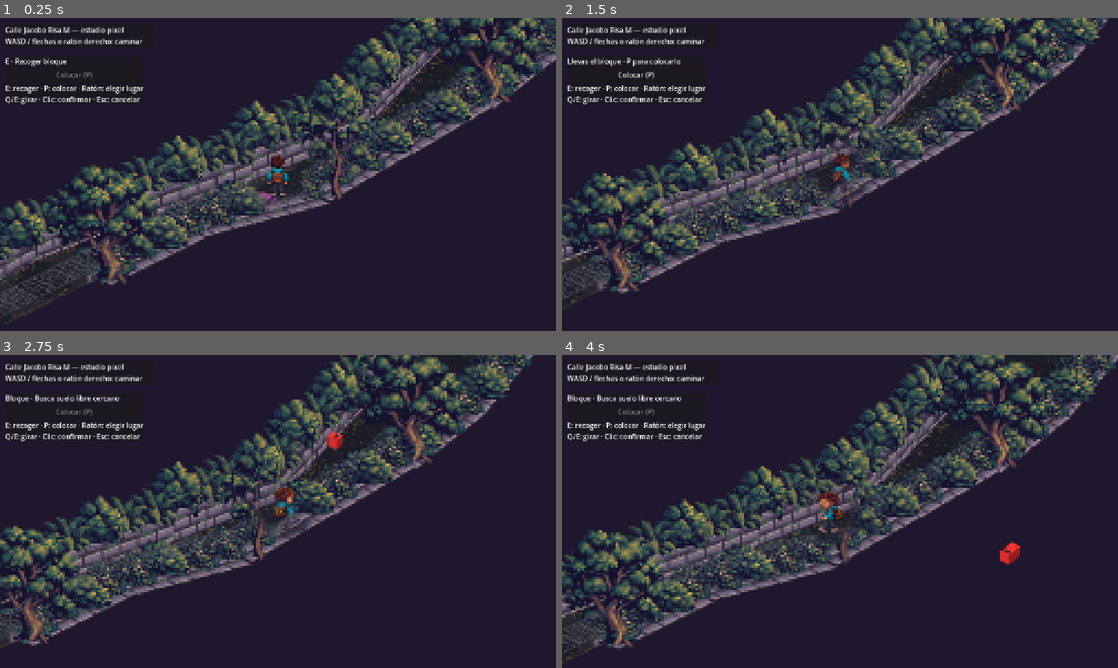
Above: before the commit, frames 1-4 (two rows, left to right).
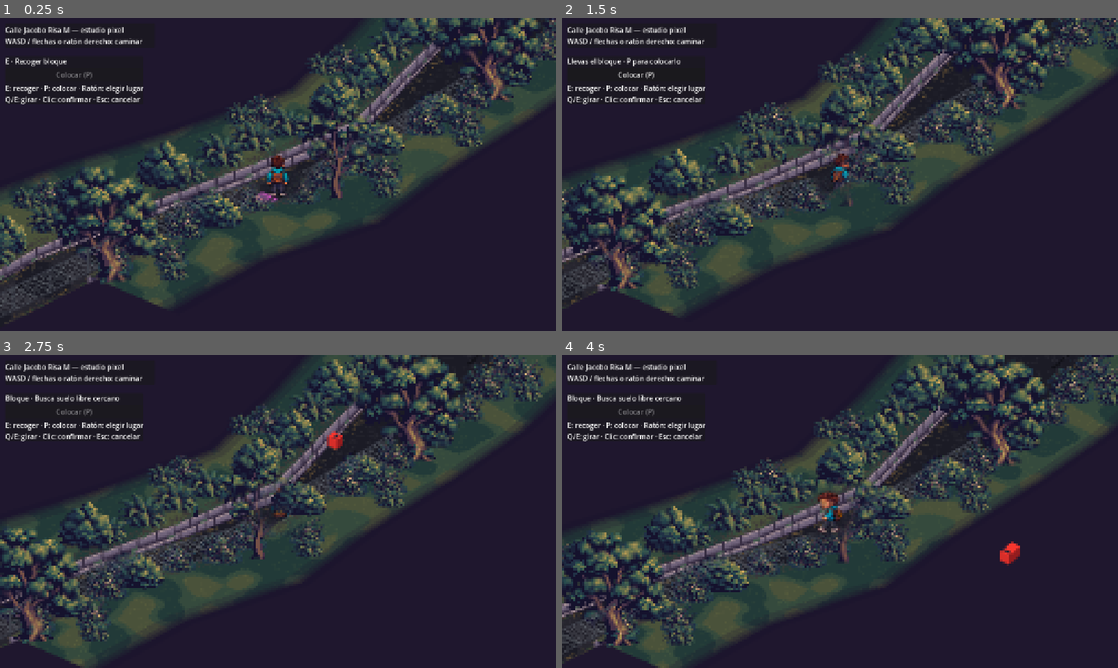
Above: after the commit, the same moments.

Repository: Riquinos-Soft/le-josss-dreamscape
Game: Godot game, scene res://world/jacobo_risa_street.tscn
The game is run twice, just before and just after one commit, with the same random seed, the same clock (stepped at 60 frames per second) and the same inputs.
Inputs (mouse positions are in pixels of both pictures, inside the frame that each line leads up to):
- Up to frame 1 (0.25 s): no input
- Up to frame 2 (1.5 s): tap Enter at 0.5 s; move the mouse to (962, 158) at 0.52 s; hold D (move_right) 0.53-1.25 s; tap E at 0.6 s; click (962, 158) at 0.67 s; drag from (728, 190) to (812, 237) at 1.27 s
- Up to frame 3 (2.75 s): move the mouse to (333, 442) at 2.02 s; hold D (move_right) from 2.03 s (still down); tap P at 2.1 s
- Up to frame 4 (4 s): release D (move_right) at 2.75 s; drag from (812, 574) to (673, 464) at 2.77 s; move the mouse to (1006, 558) at 3.52 s; hold A (move_left) from 3.53 s (still down); tap Q at 3.6 s

The runs differ from the first frame. In frame 1, 23% of the frame differs, in the area x 0-100%, y 0-93%; in frame 2, 24%; in frame 3, 25%, in the area x 0-100%, y 0-100%; in frame 4, 25%.

Commit message:
feat: ground street foliage in grassy roadside banks

Diff:
--- /dev/null
+++ b/game/world/street_bank_ground.gdshader
@@ -0,0 +1,29 @@
+shader_type spatial;
+render_mode unshaded, cull_disabled;
+
+varying vec3 world_position;
+
+float patch_hash(vec2 p) {
+	return fract(sin(dot(p, vec2(12.9898, 78.233))) * 43758.5453);
+}
+
+void vertex() {
+	world_position = (MODEL_MATRIX * vec4(VERTEX, 1.0)).xyz;
+}
+
+void fragment() {
+	vec2 p = floor(world_position.xz * 10.0) / 10.0;
+	vec2 cell = floor(p * 0.8);
+	vec2 f = smoothstep(vec2(0.0), vec2(1.0), fract(p * 0.8));
+	float patch = mix(mix(patch_hash(cell), patch_hash(cell + vec2(1.0, 0.0)), f.x),
+		mix(patch_hash(cell + vec2(0.0, 1.0)), patch_hash(cell + vec2(1.0)), f.x), f.y);
+	vec3 grass = mix(vec3(0.14, 0.23, 0.22), vec3(0.21, 0.29, 0.24), step(0.48, patch));
+	grass = mix(grass, vec3(0.29, 0.32, 0.23), step(0.7, patch));
+	float grain = patch_hash(floor(p * 10.0));
+	if (grain > 0.95) { grass += vec3(0.045, 0.04, 0.01); }
+	// Sparse exposed soil and a darker foot of the hedge; never change collision.
+	if (UV.y > 0.88 && grain > 0.6) { grass = vec3(0.24, 0.23, 0.22); }
+	float edge = floor(smoothstep(0.0, 0.25, UV.y) * 4.0) / 4.0;
+	vec3 color = mix(vec3(0.12, 0.095, 0.18), grass, edge);
+	ALBEDO = OUTPUT_IS_SRGB ? color : pow(color, vec3(2.2));
+}
--- a/game/world/street_decor.gd
+++ b/game/world/street_decor.gd
@@ -13,10 +13,15 @@
 var fade_materials: Array[ShaderMaterial] = []
 var foliage_materials: Array[ShaderMaterial] = []
 var woodland_materials: Array[ShaderMaterial] = []
+var terrain_material: ShaderMaterial
 
 
 func _ready() -> void:
 	var wall_material := make_material(WALL)
+	terrain_material = ShaderMaterial.new()
+	terrain_material.shader = preload("res://world/street_bank_ground.gdshader")
+	var scatter := RandomNumberGenerator.new()
+	scatter.seed = 260926
 	for variant in 4:
 		var material := make_material(FOLIAGE, true)
 		material.set_shader_parameter("atlas_offset", Vector2(variant % 2, variant / 2) * 0.5)
@@ -36,16 +41,24 @@
 			var start := sections[index * 2 + side]
 			var end := sections[index * 2 + side + 2]
 			var height := HEIGHTS[index] * (1.0 if side == 0 else 0.7)
-			add_bank(start, end, outward, height, wall_material)
-			var count := maxi(1, ceili(start.distance_to(end) / 1.7))
+			var end_height := HEIGHTS[index + 1] * (1.0 if side == 0 else 0.7)
+			add_bank(start, end, outward, Vector2(height, end_height), wall_material)
+			var count := maxi(1, ceili(start.distance_to(end) / 2.1))
 			for plant in count:
-				var along := (plant + 0.5) / count
-				var position := start.lerp(end, along) + outward * (0.5 + 0.2 * (plant % 2))
-				position.y += height - 0.08
+				var along := (plant + scatter.randf_range(0.2, 0.8)) / count
+				var position := start.lerp(end, along) + outward * scatter.randf_range(0.4, 1.0)
+				position.y += lerpf(height, end_height, along)
+				var size := scatter.randf_range(0.034, 0.047)
 				if (index + plant) % 3 != 0:
-					add_woodland(position, 2 if side == 0 else 3, 0.045)
+					add_woodland(position, 2 if side == 0 else 3, size)
 				else:
-					add_foliage(position, 3 if side == 0 else 0, 0.045)
+					add_foliage(position, 3 if side == 0 else 0, size)
+			# Loose outer clusters leave visible grass between the roadside masses.
+			if index % 3 != 1:
+				var cluster := start.lerp(end, 0.55) + outward * 2.1
+				cluster.y += lerpf(height, end_height, 0.55) + 0.1
+				add_woodland(cluster, 3, 0.037)
+				add_woodland(cluster + outward * 0.65 + Vector3(0, 0, 0.6), 2, 0.027)
 	# Footage 55-85s: mesh fence and tree canopy on the garage side of the lane.
 	var fence_material := ShaderMaterial.new()
 	fence_material.shader = preload("res://world/street_fence.gdshader")
@@ -114,27 +127,38 @@
 
 
 func add_bank(
-	start: Vector3, end: Vector3, outward: Vector3, height: float, material: Material
+	start: Vector3, end: Vector3, outward: Vector3, heights: Vector2, material: Material
 ) -> void:
 	var surface := SurfaceTool.new()
 	surface.begin(Mesh.PRIMITIVE_TRIANGLES)
 	var a := start + outward * 0.06
 	var b := end + outward * 0.06
-	var top_a := a + Vector3.UP * height
-	var top_b := b + Vector3.UP * height
+	var top_a := a + Vector3.UP * heights.x
+	var top_b := b + Vector3.UP * heights.y
 	var length := a.distance_to(b)
-	add_quad(surface, [a, top_a, b, top_b], Vector2(length, height) / 1.8)
-	add_quad(
-		surface,
-		[top_a, top_a + outward * 1.3, top_b, top_b + outward * 1.3],
-		Vector2(length, 1.3) / 1.8
-	)
+	add_quad(surface, [a, top_a, b, top_b], Vector2(length, heights.x) / 1.8)
 	surface.generate_normals()
 	var bank := MeshInstance3D.new()
 	bank.name = "RetainingWall"
 	bank.mesh = surface.commit()
 	bank.material_override = material
 	add_child(bank)
+	# Endpoints use the same width function, so adjacent ground panels meet exactly.
+	var outer_a := top_a + outward * bank_width(start.z) + Vector3.UP * 0.18
+	var outer_b := top_b + outward * bank_width(end.z) + Vector3.UP * 0.18
+	var ground_surface := SurfaceTool.new()
+	ground_surface.begin(Mesh.PRIMITIVE_TRIANGLES)
+	add_quad(ground_surface, [top_a, outer_a, top_b, outer_b], Vector2.ONE)
+	ground_surface.generate_normals()
+	var ground := MeshInstance3D.new()
+	ground.name = "BankGround"
+	ground.mesh = ground_surface.commit()
+	ground.material_override = terrain_material
+	add_child(ground)
+
+
+func bank_width(z: float) -> float:
+	return 4.2 + sin(z * 0.16) * 0.7
 
 
 func add_quad(surface: SurfaceTool, corners: Array, repeat: Vector2) -> void:
Not shown, added: game/world/street_bank_ground.gdshader.uid
Not shown, added: docs/plans/009-street-bank-composition.md
Not shown, changed: docs/specs/002-street-trial.md
